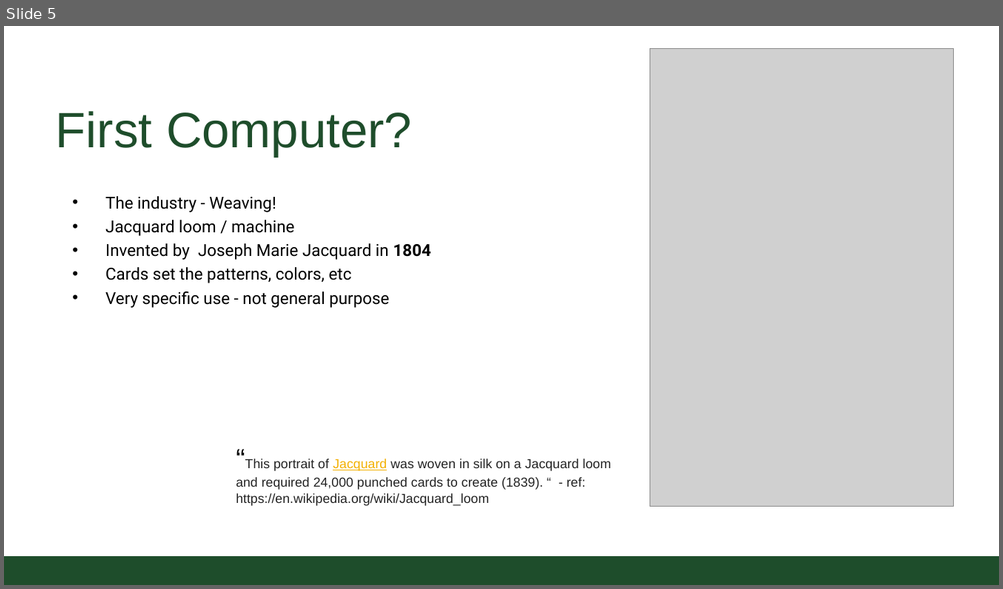
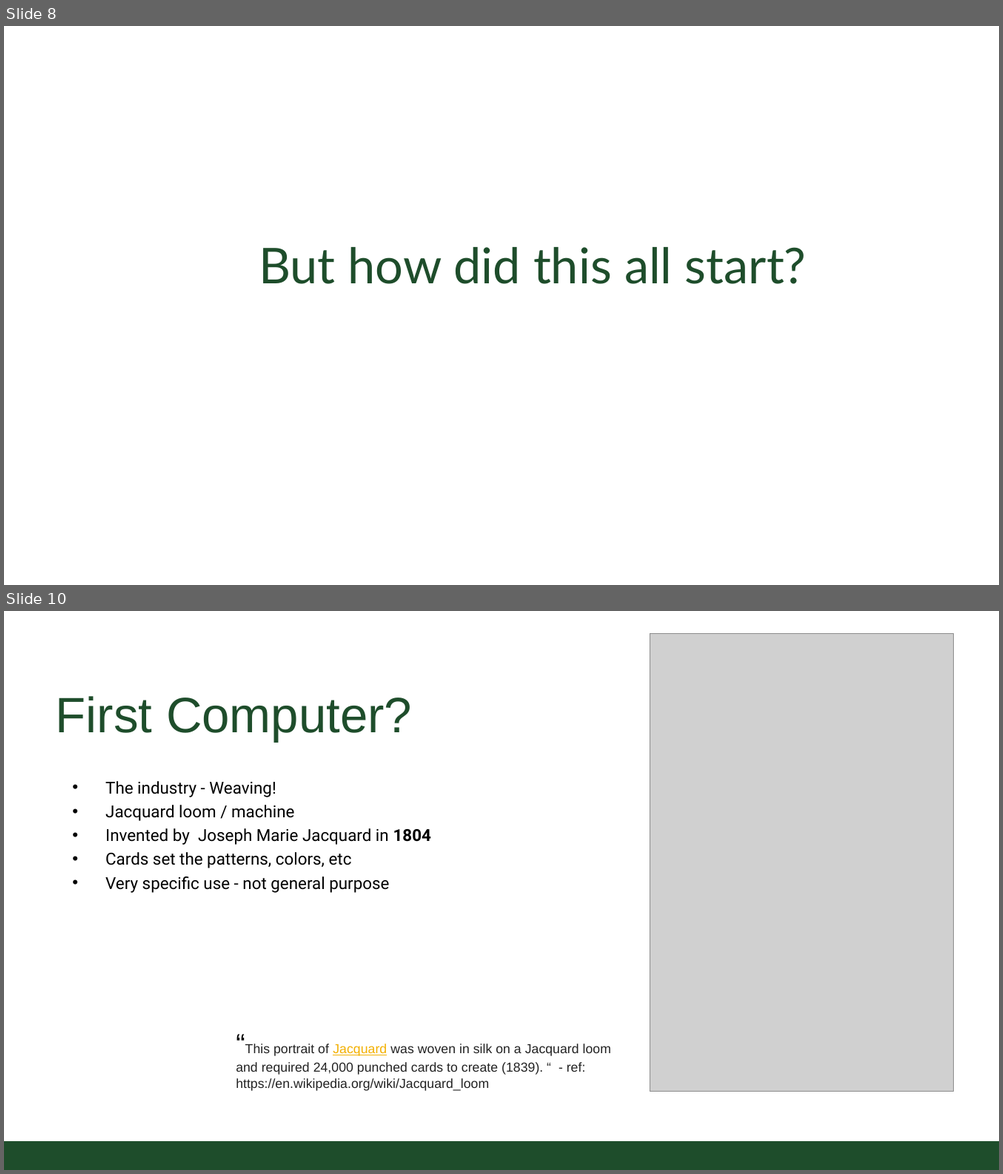
Before and after one commit to CSU-CS150B/handouts, a slide deck: Slides/On-Campus/01_HistoryAndIntro.pptx. Shown one above the other, each under a label of ours: slide 5 before the commit, slides 8 and 10 after it; the slides between them are not shown. The pictures are 1003x589 and 1003x1174 pixels, drawn with LibreOffice and Linux fonts; fonts in the diff are those of the drawing; grey boxes stand for pictures; background and template pictures are left out. Boxes give left, top, right and bottom in pixels: in the first picture for what was removed or moved away, otherwise in the second. Text is boxed around its words. In the diff, an @@ line names an element or a change of style, - is before the commit and + after.

```diff
--- a/Slides/On-Campus/01_HistoryAndIntro.pptx
+++ b/Slides/On-Campus/01_HistoryAndIntro.pptx
@@ slide 8 added at (4,26,999,585), background #FFFFFF @@
@@ title added at (259,247,806,284), 54 pt, text #1E4D2B @@
+But how did this all start?
@@ what was slide 5 is now slide 10 @@
```
Also in this commit, not shown: 5 slides changed, 8 other slides added, 5 slides removed, 1 other file.
